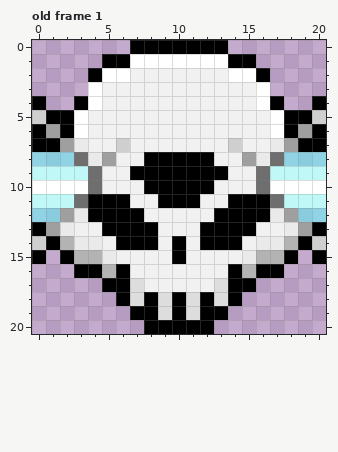
One commit to this pixel-art file: Aseprite/Upgrade_Overpierce.aseprite. That is the earlier state.
21x21 pixels, 1 frame. Shown: old frame 1. The commit also changed other frames, which this record leaves out.
And afterwards:
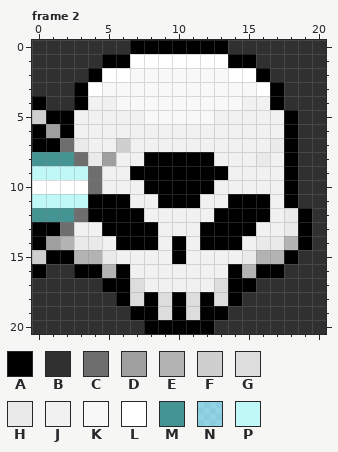
Palette (. is transparent): A #000000  B #303030  C #6e6e6e  D #9f9f9f  E #b3b3b3  F #cfcfcf  G #dddddd  H #eaeaea  J #f1f1f1  K #f8f8f8  L #ffffff  M #439493  N #57fffe7b  P #c0f8f8
A new or re-ordered frame is compared with the old frame closest to it.
Edits made:
frames 1 -> 10
layer "Background" now shown
Frame 2 is new; against old frame 1, layers "Skull", "Bullet", "Background":
The author put colour A in row 3 at x 3 and 17; in row 15 at x 1; in row 16 at x 0.
Colour D becomes colour A in row 7 at x 18; in row 13 at x 1 and 19.
Colour F becomes colour A in row 14 at x 0.
Colour L becomes colour A in row 10 at x 18.
Colour N becomes colour A in row 8 at x 18; in row 12 at x 19.
Colour P becomes colour A in row 9 at x 18; in row 11 at x 18.
The author put colour B in row 0 at x 0 to 6 and 14 to 20; in row 1 at x 0 to 4 and 16 to 20; in row 2 at x 0 to 3 and 17 to 20; in row 3 at x 0 to 2 and 18 to 20; in row 4 at x 1 to 2 and 18 to 19; in row 15 at x 19.
The author put colour B in row 16 at x 1 to 2 and 18 to 20; in row 17 at x 0 to 4 and 16 to 20; in row 18 at x 0 to 5 and 15 to 20; in row 19 at x 0 to 6 and 14 to 20; in row 20 at x 0 to 7 and 13 to 20.
Colour A becomes colour B in row 4 at x 20; in row 5 at x 19; in row 6 at x 20; in row 7 at x 19 to 20; in row 13 at x 20; in row 15 at x 20.
Colour D becomes colour B in row 6 at x 19.
Colour F becomes colour B in row 5 at x 20; in row 14 at x 20.
Colour L becomes colour B in row 10 at x 19 to 20.
Colour N becomes colour B in row 8 at x 19 to 20; in row 12 at x 20.
Colour P becomes colour B in row 9 at x 19 to 20; in row 11 at x 19 to 20.
Colour D becomes colour C in row 7 at x 2.
Colour H becomes colour C in row 12 at x 3; in row 13 at x 2.
Colour A becomes colour D in row 14 at x 1.
Colour A becomes colour F in row 15 at x 0.
Colour D becomes colour H in row 12 at x 18.
Colour C becomes colour J in row 8 at x 17; in rows 9 to 10 at x 16; in row 11 at x 17.
Colour D becomes colour J in row 8 at x 15.
Colour F becomes colour J in row 7 at x 14.
Colour H becomes colour J in row 12 at x 17.
Colour L becomes colour J in row 4 at x 4 and 16; in rows 5 to 6 at x 3 and 17; in row 10 at x 17.
Colour P becomes colour J in row 9 at x 17.
Colour J becomes colour K in row 2 at x 7 to 13; in row 3 at x 5 to 15; in row 4 at x 6 to 14; in row 5 at x 8 to 12.
Colour D becomes colour M in row 12 at x 2.
Colour N becomes colour M in row 8 at x 0 to 2; in row 12 at x 0 to 1.
Colour C becomes colour P in row 11 at x 3.
Changed places in both pictures, as pixel boxes (x1, y1, x2, y2):
changed: (32, 40, 326, 334)
